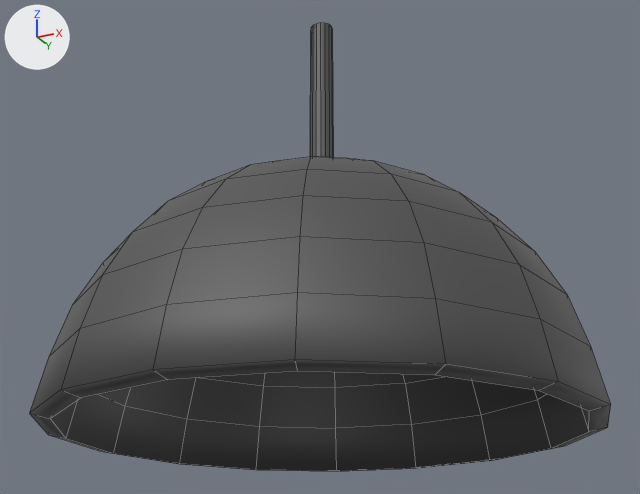
What one commit did to the Blender file FPS Game/Assets/Prefabs/ENV/lamp.blend.
Rendered twice from a 50 mm lens placed at (1.448, -2.913, -0.586), pointed at (-0.03, 0.042, 0.743). The axes (+X, +Y, +Z) are drawn at upper left. The lights are the same throughout. Mesh edges are drawn as thin lines.

Before the edit, the objects in view are built like this:
```python
me_sphere = bpy.data.meshes.new('Sphere')
me_sphere.from_pydata(...)  # 161 vertices, 160 faces; spans x -1.02..1.02, y -1.02..1.02, z 0.0..1.75
me_sphere.polygons.foreach_set('use_smooth', [True] * 160)
me_sphere.materials.append(mat_material_001)  # grey #7c7c7c
ob_sphere = bpy.data.objects.new('Sphere', me_sphere)
ob_sphere.location = (0.0, 0.0, 0.0)
_m = ob_sphere.modifiers.new('Solidify', 'SOLIDIFY')
_m.thickness = 0.07
```
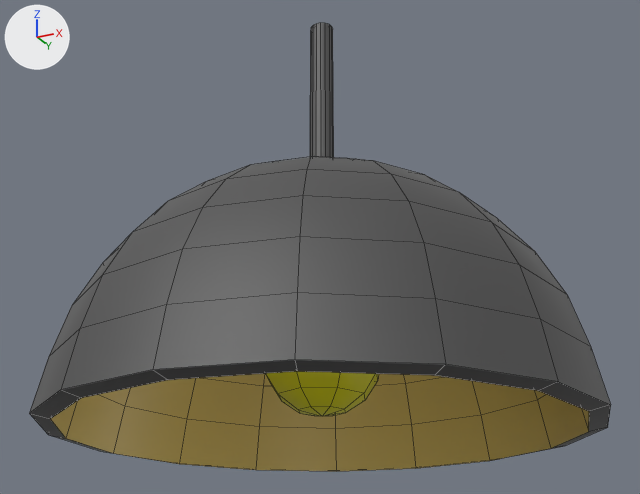
The change, as a diff of the scene's bpy script:
```diff
--- a/FPS Game/Assets/Prefabs/ENV/lamp.blend.py
+++ b/FPS Game/Assets/Prefabs/ENV/lamp.blend.py
@@ mat_material_002 @@
+mat_material_002 = principled_material('Material.002')
+mat_material_002.base_color = (0.8, 0.599, 0.16)  # yellow #e7cb6f
@@ mat_material @@
+mat_material = principled_material('Material')
+mat_material.base_color = (0.8, 0.769, 0.0)  # yellow #e7e300
@@ me_sphere @@
 # used by ob_sphere; location = (0.0, 0.0, 0.0)
-me_sphere.from_pydata(...)  # 161 vertices, 160 faces; spans x -1.02..1.02, y -1.02..1.02, z 0.0..1.75
+me_sphere.from_pydata(...)  # 438 vertices, 464 faces; spans x -1.02..1.02, y -1.02..1.02, z -0.01..1.75
+# me_sphere part 1: a new loose piece, a UV sphere (8 segments, 8 rings, poles along z) spanning x -0.24..0.24, y -0.24..0.24, z 0.05..0.54, in mat_material (yellow #e7e300)
+# me_sphere part 2
+# 161 vertices are added at x -0.95..0.95, y -0.95..0.95, z -0.01..1.71
+# 128 new faces join them, mat_material_002 (yellow #e7cb6f)
+# 48 new faces join them, mat_material_001 (grey #7c7c7c)
 me_sphere.materials.append(mat_material_001)
+me_sphere.materials.append(mat_material)  # yellow #e7e300
+me_sphere.materials.append(mat_material_002)  # yellow #e7cb6f
@@ ob_sphere @@
 ob_sphere.location = (0.0, 0.0, 0.0)
-_m = ob_sphere.modifiers.new('Solidify', 'SOLIDIFY')
-_m.thickness = 0.07
```

Boxes (x1, y1, x2, y2) around the edits, measured in the pictures (640 x 494 px):
'Sphere', reshaped, modifiers changed
    both: (29, 23, 611, 471)
part 1 of me_sphere, added (yellow)
    after: (266, 371, 379, 416)
part 2 of me_sphere, added (yellow)
    after: (29, 360, 611, 471)
